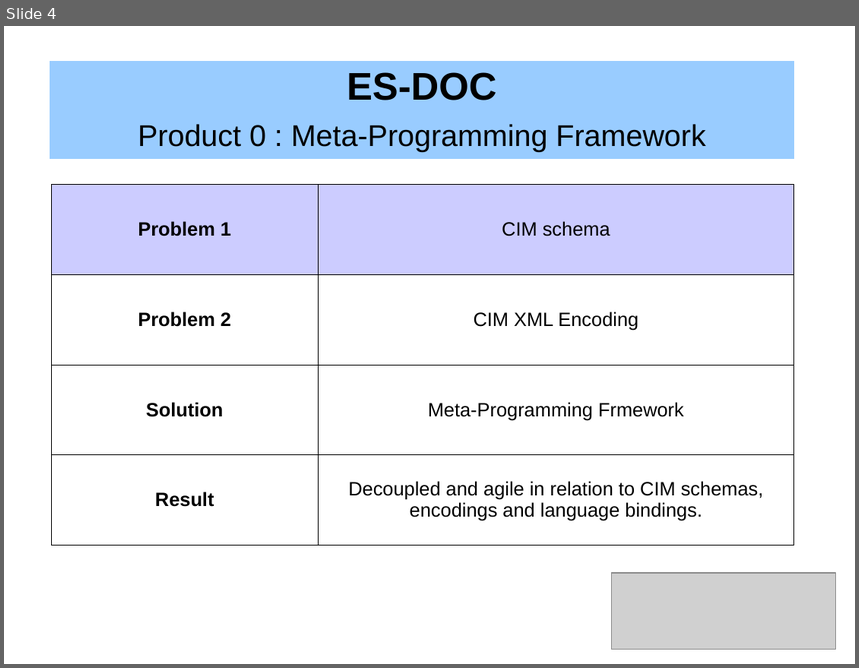
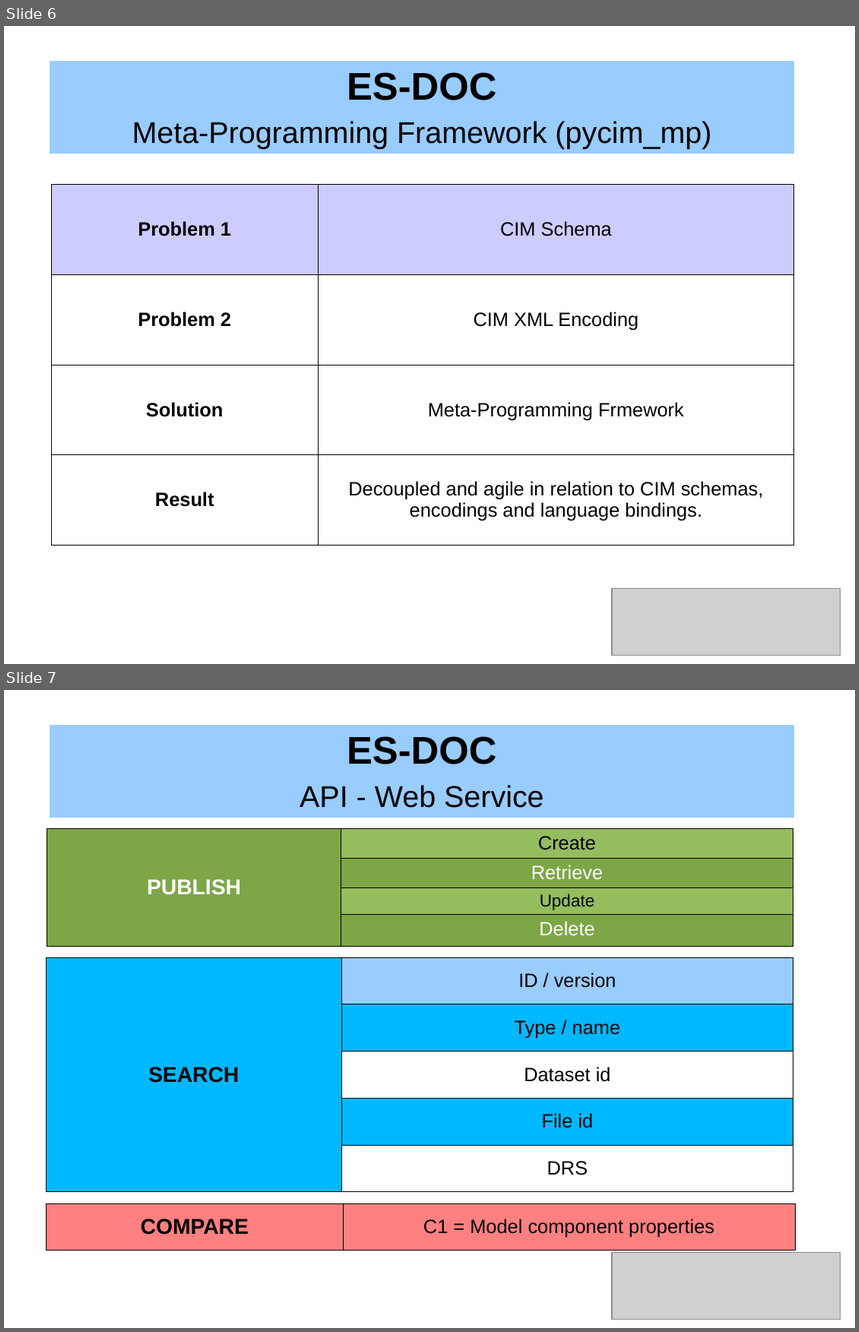
Before and after one commit to ES-DOC/esdoc-docs, a slide deck: presentations/ES-DOC-Introduction.odp. Shown one above the other, each under a label of ours: slide 4 before the commit, slides 6 and 7 after it. The pictures are 859x668 and 859x1332 pixels, drawn with LibreOffice and Linux fonts; fonts in the diff are those of the drawing; grey boxes stand for pictures. Boxes give left, top, right and bottom in pixels: in the first picture for what was removed or moved away, otherwise in the second. Text is boxed around its words. In the diff, an @@ line names an element or a change of style, - is before the commit and + after.

```diff
--- a/presentations/ES-DOC-Introduction.odp
+++ b/presentations/ES-DOC-Introduction.odp
@@ slide 7 added at [4, 690, 855, 1328], background #FFFFFF @@
@@ table added at [50, 726, 795, 818], 2 rows, 1 columns @@
+ES-DOC
+API - Web Service
@@ table added at [47, 829, 794, 947], 4 rows, 2 columns @@
+PUBLISH | Create
+ | Retrieve
+ | Update
+ | Delete
@@ table added at [46, 958, 794, 1192], 5 rows, 2 columns @@
+SEARCH | ID / version
+ | Type / name
+ | Dataset id
+ | File id
+ | DRS
@@ table added at [46, 1204, 795, 1251], 1 rows, 2 columns @@
+COMPARE | C1 = Model component properties
@@ picture added at [612, 1252, 841, 1319] @@
@@ what was slide 4 is now slide 6 @@
@@ slide 6 changed as well @@
@@ table at [50, 62, 795, 154] @@
-row 2, column 1: Product 0 : Meta-Programming Framework
+row 2, column 1: Meta-Programming Framework (pycim_mp)
@@ table at [51, 184, 794, 545] @@
-row 1, column 2: CIM schema
+row 1, column 2: CIM Schema
@@ picture: place and size @@
-picture at [612, 574, 836, 650]
+picture at [612, 588, 841, 655]
```
Also in this commit, not shown: 4 other slides changed, 4 other slides added, 3 slides removed, 1 other file.
